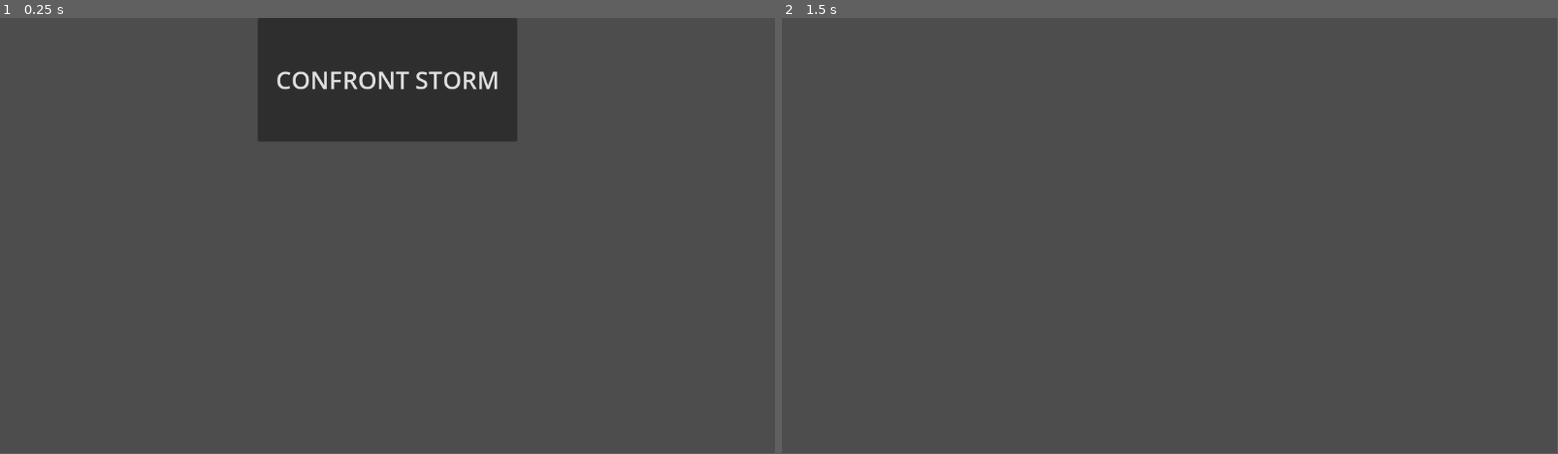
Above: before the commit, frames 1-2 (left to right).
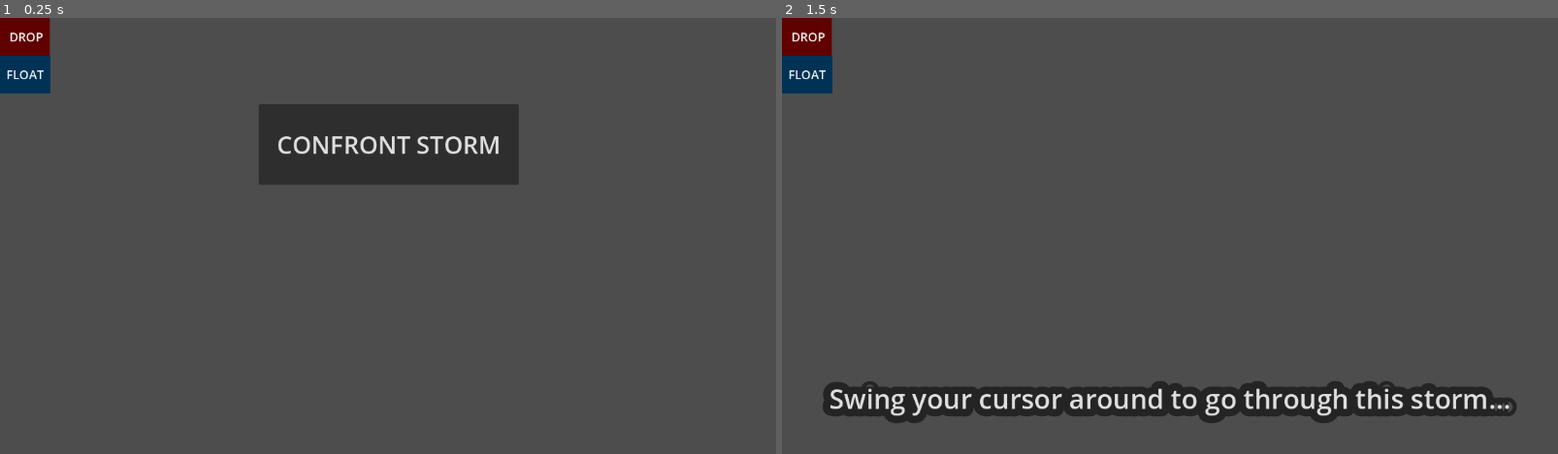
Above: after the commit, the same moments.

Repository: R0fael/Rain-Of-Cats
Game: Godot game, scene res://main.tscn
Same seed, same stepped clock (60 frames per second), same inputs: the game is played once before the commit and once after it.
Inputs (mouse positions are in pixels of both pictures, inside the frame that each line leads up to):
- Up to frame 1 (0.25 s): no input
- Up to frame 2 (1.5 s): click "CONFRONT STORM" at 0.5 s; tap Enter at 1.25 s; move the mouse to (1170, 236) at 1.27 s; click (1170, 236) at 1.42 s
In our replay, the window is 799x449 before the commit and 800x450 after it. These sizes can differ from the game's own. Grey fills any space a smaller window leaves; there, only what the larger window draws over its background counts as a difference.

The runs differ from the first frame. In frame 1, 11% of the frame differs, in the area x 0-67%, y 0-39%; in frame 2, 6.9%.

Commit message:
game ends good

Diff:
--- a/main.tscn
+++ b/main.tscn
@@ -7,6 +7,34 @@
 
 [sub_resource type="StyleBoxEmpty" id="StyleBoxEmpty_v3qvk"]
 
+[sub_resource type="StyleBoxEmpty" id="StyleBoxEmpty_1bvp3"]
+
+[sub_resource type="StyleBoxEmpty" id="StyleBoxEmpty_lquwl"]
+
+[sub_resource type="StyleBoxEmpty" id="StyleBoxEmpty_7mycd"]
+
+[sub_resource type="StyleBoxEmpty" id="StyleBoxEmpty_272bh"]
+
+[sub_resource type="StyleBoxEmpty" id="StyleBoxEmpty_5vw27"]
+
+[sub_resource type="StyleBoxEmpty" id="StyleBoxEmpty_kek77"]
+
+[sub_resource type="StyleBoxEmpty" id="StyleBoxEmpty_4c57u"]
+
+[sub_resource type="StyleBoxEmpty" id="StyleBoxEmpty_efxa6"]
+
+[sub_resource type="StyleBoxEmpty" id="StyleBoxEmpty_dg77c"]
+
+[sub_resource type="StyleBoxEmpty" id="StyleBoxEmpty_ycdy4"]
+
+[sub_resource type="StyleBoxEmpty" id="StyleBoxEmpty_w48qg"]
+
+[sub_resource type="StyleBoxFlat" id="StyleBoxFlat_1bvp3"]
+bg_color = Color(0.38, 0, 0, 1)
+
+[sub_resource type="StyleBoxFlat" id="StyleBoxFlat_lquwl"]
+bg_color = Color(0, 0.197359, 0.336296, 1)
+
 [node name="Control" type="Control"]
 layout_mode = 3
 anchors_preset = 15
@@ -139,6 +167,52 @@
 vertical_icon_alignment = 2
 expand_icon = true
 
+[node name="Control_Cat_6" type="Control" parent="Control_Cats"]
+layout_mode = 3
+anchors_preset = 0
+offset_right = 40.0
+offset_bottom = 40.0
+
+[node name="Button_Cat_6" type="Button" parent="Control_Cats/Control_Cat_6"]
+modulate = Color(5, 5, 5, 1)
+layout_mode = 1
+anchors_preset = 5
+anchor_left = 0.5
+anchor_right = 0.5
+offset_left = -100.0
+offset_top = -152.0
+offset_right = 56.0
+offset_bottom = -1.0
+grow_horizontal = 2
+theme_override_styles/normal = SubResource("StyleBoxEmpty_v3qvk")
+text = "bzzz"
+icon = ExtResource("2_h2yge")
+vertical_icon_alignment = 2
+expand_icon = true
+
+[node name="Control_Cat_7" type="Control" parent="Control_Cats"]
+layout_mode = 3
+anchors_preset = 0
+offset_right = 40.0
+offset_bottom = 40.0
+
+[node name="Button_Cat_7" type="Button" parent="Control_Cats/Control_Cat_7"]
+modulate = Color(5, 5, 5, 1)
+layout_mode = 1
+anchors_preset = 5
+anchor_left = 0.5
+anchor_right = 0.5
+offset_left = -100.0
+offset_top = -152.0
+offset_right = 56.0
+offset_bottom = -1.0
+grow_horizontal = 2
+theme_override_styles/normal = SubResource("StyleBoxEmpty_v3qvk")
+text = "bzzz"
+icon = ExtResource("2_h2yge")
+vertical_icon_alignment = 2
+expand_icon = true
+
 [node name="Control_Cat_5" type="Control" parent="Control_Cats"]
 layout_mode = 3
 anchors_preset = 0
@@ -161,6 +235,306 @@
 vertical_icon_alignment = 2
 expand_icon = true
 
+[node name="Contol_Words" type="Control" parent="."]
+layout_mode = 1
+anchors_preset = 15
+anchor_right = 1.0
+anchor_bottom = 1.0
+grow_horizontal = 2
+grow_vertical = 2
+mouse_filter = 2
+
+[node name="Button_Tutorial" type="Button" parent="Contol_Words"]
+unique_name_in_owner = true
+layout_mode = 1
+anchors_preset = 7
+anchor_left = 0.5
+anchor_top = 1.0
+anchor_right = 0.5
+anchor_bottom = 1.0
+offset_left = -506.0
+offset_top = 52.0
+offset_right = 506.0
+offset_bottom = 162.0
+grow_horizontal = 2
+grow_vertical = 0
+mouse_filter = 2
+theme_override_colors/font_outline_color = Color(0.140447, 0.140447, 0.140447, 1)
+theme_override_constants/outline_size = 45
+theme_override_font_sizes/font_size = 40
+theme_override_styles/focus = SubResource("StyleBoxEmpty_1bvp3")
+theme_override_styles/disabled_mirrored = SubResource("StyleBoxEmpty_lquwl")
+theme_override_styles/disabled = SubResource("StyleBoxEmpty_7mycd")
+theme_override_styles/hover_pressed_mirrored = SubResource("StyleBoxEmpty_272bh")
+theme_override_styles/hover_pressed = SubResource("StyleBoxEmpty_5vw27")
+theme_override_styles/hover_mirrored = SubResource("StyleBoxEmpty_kek77")
+theme_override_styles/hover = SubResource("StyleBoxEmpty_4c57u")
+theme_override_styles/pressed_mirrored = SubResource("StyleBoxEmpty_efxa6")
+theme_override_styles/pressed = SubResource("StyleBoxEmpty_dg77c")
+theme_override_styles/normal_mirrored = SubResource("StyleBoxEmpty_ycdy4")
+theme_override_styles/normal = SubResource("StyleBoxEmpty_w48qg")
+text = "Swing your cursor around to go through this storm...
+
+"
+
+[node name="Button_Tutorial2" type="Button" parent="Contol_Words"]
+unique_name_in_owner = true
+layout_mode = 1
+anchors_preset = 7
+anchor_left = 0.5
+anchor_top = 1.0
+anchor_right = 0.5
+anchor_bottom = 1.0
+offset_left = -506.0
+offset_top = 52.0
+offset_right = 506.0
+offset_bottom = 162.0
+grow_horizontal = 2
+grow_vertical = 0
+mouse_filter = 2
+theme_override_colors/font_outline_color = Color(0.140447, 0.140447, 0.140447, 1)
+theme_override_constants/outline_size = 45
+theme_override_font_sizes/font_size = 40
+theme_override_styles/focus = SubResource("StyleBoxEmpty_1bvp3")
+theme_override_styles/disabled_mirrored = SubResource("StyleBoxEmpty_lquwl")
+theme_override_styles/disabled = SubResource("StyleBoxEmpty_7mycd")
+theme_override_styles/hover_pressed_mirrored = SubResource("StyleBoxEmpty_272bh")
+theme_override_styles/hover_pressed = SubResource("StyleBoxEmpty_5vw27")
+theme_override_styles/hover_mirrored = SubResource("StyleBoxEmpty_kek77")
+theme_override_styles/hover = SubResource("StyleBoxEmpty_4c57u")
+theme_override_styles/pressed_mirrored = SubResource("StyleBoxEmpty_efxa6")
+theme_override_styles/pressed = SubResource("StyleBoxEmpty_dg77c")
+theme_override_styles/normal_mirrored = SubResource("StyleBoxEmpty_ycdy4")
+theme_override_styles/normal = SubResource("StyleBoxEmpty_w48qg")
+text = "Swing your cursor around to go through this storm...
+
+"
+
+[node name="Button_Msg_Win" type="Button" parent="Contol_Words"]
+unique_name_in_owner = true
+layout_mode = 1
+anchors_preset = 7
+anchor_left = 0.5
+anchor_top = 1.0
+anchor_right = 0.5
+anchor_bottom = 1.0
+offset_left = -520.0
+offset_top = 52.0
+offset_right = 492.0
+offset_bottom = 367.0
+grow_horizontal = 2
+grow_vertical = 0
+mouse_filter = 2
+theme_override_colors/font_outline_color = Color(0.140447, 0.140447, 0.140447, 1)
+theme_override_constants/outline_size = 45
+theme_override_font_sizes/font_size = 115
+theme_override_styles/focus = SubResource("StyleBoxEmpty_1bvp3")
+theme_override_styles/disabled_mirrored = SubResource("StyleBoxEmpty_lquwl")
+theme_override_styles/disabled = SubResource("StyleBoxEmpty_7mycd")
+theme_override_styles/hover_pressed_mirrored = SubResource("StyleBoxEmpty_272bh")
+theme_override_styles/hover_pressed = SubResource("StyleBoxEmpty_5vw27")
+theme_override_styles/hover_mirrored = SubResource("StyleBoxEmpty_kek77")
+theme_override_styles/hover = SubResource("StyleBoxEmpty_4c57u")
+theme_override_styles/pressed_mirrored = SubResource("StyleBoxEmpty_efxa6")
+theme_override_styles/pressed = SubResource("StyleBoxEmpty_dg77c")
+theme_override_styles/normal_mirrored = SubResource("StyleBoxEmpty_ycdy4")
+theme_override_styles/normal = SubResource("StyleBoxEmpty_w48qg")
+text = "You WIN!"
+
+[node name="Button_Msg_TryAgain" type="Button" parent="Contol_Words/Button_Msg_Win"]
+visible = false
+layout_mode = 1
+anchors_preset = 7
+anchor_left = 0.5
+anchor_top = 1.0
+anchor_right = 0.5
+anchor_bottom = 1.0
+offset_left = -506.0
+offset_top = -315.0
+offset_right = 506.0
+grow_horizontal = 2
+grow_vertical = 0
+mouse_filter = 2
+theme_override_colors/font_outline_color = Color(0.140447, 0.140447, 0.140447, 1)
+theme_override_constants/outline_size = 45
+theme_override_font_sizes/font_size = 55
+theme_override_styles/focus = SubResource("StyleBoxEmpty_1bvp3")
+theme_override_styles/disabled_mirrored = SubResource("StyleBoxEmpty_lquwl")
+theme_override_styles/disabled = SubResource("StyleBoxEmpty_7mycd")
+theme_override_styles/hover_pressed_mirrored = SubResource("StyleBoxEmpty_272bh")
+theme_override_styles/hover_pressed = SubResource("StyleBoxEmpty_5vw27")
+theme_override_styles/hover_mirrored = SubResource("StyleBoxEmpty_kek77")
+theme_override_styles/hover = SubResource("StyleBoxEmpty_4c57u")
+theme_override_styles/pressed_mirrored = SubResource("StyleBoxEmpty_efxa6")
+theme_override_styles/pressed = SubResource("StyleBoxEmpty_dg77c")
+theme_override_styles/normal_mirrored = SubResource("StyleBoxEmpty_ycdy4")
+theme_override_styles/normal = SubResource("StyleBoxEmpty_w48qg")
+text = "Gotta Load it again
+to try again!"
+
+[node name="Button_Msg_Lost" type="Button" parent="Contol_Words"]
+unique_name_in_owner = true
+layout_mode = 1
+anchors_preset = 7
+anchor_left = 0.5
+anchor_top = 1.0
+anchor_right = 0.5
+anchor_bottom = 1.0
+offset_left = -520.0
+offset_top = 52.0
+offset_right = 492.0
+offset_bottom = 367.0
+grow_horizontal = 2
+grow_vertical = 0
+mouse_filter = 2
+theme_override_colors/font_outline_color = Color(0.140447, 0.140447, 0.140447, 1)
+theme_override_constants/outline_size = 45
+theme_override_font_sizes/font_size = 115
+theme_override_styles/focus = SubResource("StyleBoxEmpty_1bvp3")
+theme_override_styles/disabled_mirrored = SubResource("StyleBoxEmpty_lquwl")
+theme_override_styles/disabled = SubResource("StyleBoxEmpty_7mycd")
+theme_override_styles/hover_pressed_mirrored = SubResource("StyleBoxEmpty_272bh")
+theme_override_styles/hover_pressed = SubResource("StyleBoxEmpty_5vw27")
+theme_override_styles/hover_mirrored = SubResource("StyleBoxEmpty_kek77")
+theme_override_styles/hover = SubResource("StyleBoxEmpty_4c57u")
+theme_override_styles/pressed_mirrored = SubResource("StyleBoxEmpty_efxa6")
+theme_override_styles/pressed = SubResource("StyleBoxEmpty_dg77c")
+theme_override_styles/normal_mirrored = SubResource("StyleBoxEmpty_ycdy4")
+theme_override_styles/normal = SubResource("StyleBoxEmpty_w48qg")
+text = "You Lost..."
+
+[node name="Button_Msg_TryAgain" type="Button" parent="Contol_Words/Button_Msg_Lost"]
+visible = false
+layout_mode = 1
+anchors_preset = 7
+anchor_left = 0.5
+anchor_top = 1.0
+anchor_right = 0.5
+anchor_bottom = 1.0
+offset_left = -506.0
+offset_top = -315.0
+offset_right = 506.0
+grow_horizontal = 2
+grow_vertical = 0
+mouse_filter = 2
+theme_override_colors/font_outline_color = Color(0.140447, 0.140447, 0.140447, 1)
+theme_override_constants/outline_size = 45
+theme_override_font_sizes/font_size = 55
+theme_override_styles/focus = SubResource("StyleBoxEmpty_1bvp3")
+theme_override_styles/disabled_mirrored = SubResource("StyleBoxEmpty_lquwl")
+theme_override_styles/disabled = SubResource("StyleBoxEmpty_7mycd")
+theme_override_styles/hover_pressed_mirrored = SubResource("StyleBoxEmpty_272bh")
+theme_override_styles/hover_pressed = SubResource("StyleBoxEmpty_5vw27")
+theme_override_styles/hover_mirrored = SubResource("StyleBoxEmpty_kek77")
+theme_override_styles/hover = SubResource("StyleBoxEmpty_4c57u")
+theme_override_styles/pressed_mirrored = SubResource("StyleBoxEmpty_efxa6")
+theme_override_styles/pressed = SubResource("StyleBoxEmpty_dg77c")
+theme_override_styles/normal_mirrored = SubResource("StyleBoxEmpty_ycdy4")
+theme_override_styles/normal = SubResource("StyleBoxEmpty_w48qg")
+text = "Gotta Load it again
+to try again!"
+
+[node name="Button_Msg_Draw" type="Button" parent="Contol_Words"]
+unique_name_in_owner = true
+layout_mode = 1
+anchors_preset = 7
+anchor_left = 0.5
+anchor_top = 1.0
+anchor_right = 0.5
+anchor_bottom = 1.0
+offset_left = -520.0
+offset_top = 52.0
+offset_right = 492.0
+offset_bottom = 367.0
+grow_horizontal = 2
+grow_vertical = 0
+mouse_filter = 2
+theme_override_colors/font_outline_color = Color(0.140447, 0.140447, 0.140447, 1)
+theme_override_constants/outline_size = 45
+theme_override_font_sizes/font_size = 115
+theme_override_styles/focus = SubResource("StyleBoxEmpty_1bvp3")
+theme_override_styles/disabled_mirrored = SubResource("StyleBoxEmpty_lquwl")
+theme_override_styles/disabled = SubResource("StyleBoxEmpty_7mycd")
+theme_override_styles/hover_pressed_mirrored = SubResource("StyleBoxEmpty_272bh")
+theme_override_styles/hover_pressed = SubResource("StyleBoxEmpty_5vw27")
+theme_override_styles/hover_mirrored = SubResource("StyleBoxEmpty_kek77")
+theme_override_styles/hover = SubResource("StyleBoxEmpty_4c57u")
+theme_override_styles/pressed_mirrored = SubResource("StyleBoxEmpty_efxa6")
+theme_override_styles/pressed = SubResource("StyleBoxEmpty_dg77c")
+theme_override_styles/normal_mirrored = SubResource("StyleBoxEmpty_ycdy4")
+theme_override_styles/normal = SubResource("StyleBoxEmpty_w48qg")
+text = "DRAW!!!"
+
+[node name="Button_Msg_TryAgain" type="Button" parent="Contol_Words/Button_Msg_Draw"]
+visible = false
+layout_mode = 1
+anchors_preset = 7
+anchor_left = 0.5
+anchor_top = 1.0
+anchor_right = 0.5
+anchor_bottom = 1.0
+offset_left = -506.0
+offset_top = -315.0
+offset_right = 506.0
+grow_horizontal = 2
+grow_vertical = 0
+mouse_filter = 2
+theme_override_colors/font_outline_color = Color(0.140447, 0.140447, 0.140447, 1)
+theme_override_constants/outline_size = 45
+theme_override_font_sizes/font_size = 55
+theme_override_styles/focus = SubResource("StyleBoxEmpty_1bvp3")
+theme_override_styles/disabled_mirrored = SubResource("StyleBoxEmpty_lquwl")
+theme_override_styles/disabled = SubResource("StyleBoxEmpty_7mycd")
+theme_override_styles/hover_pressed_mirrored = SubResource("StyleBoxEmpty_272bh")
+theme_override_styles/hover_pressed = SubResource("StyleBoxEmpty_5vw27")
+theme_override_styles/hover_mirrored = SubResource("StyleBoxEmpty_kek77")
+theme_override_styles/hover = SubResource("StyleBoxEmpty_4c57u")
+theme_override_styles/pressed_mirrored = SubResource("StyleBoxEmpty_efxa6")
+theme_override_styles/pressed = SubResource("StyleBoxEmpty_dg77c")
+theme_override_styles/normal_mirrored = SubResource("StyleBoxEmpty_ycdy4")
+theme_override_styles/normal = SubResource("StyleBoxEmpty_w48qg")
+text = "Gotta Load it again
+to try again!"
+
+[node name="Control_Points" type="Control" parent="."]
+anchors_preset = 0
+offset_top = -56.0
+offset_right = 40.0
+offset_bottom = -16.0
+mouse_filter = 2
+
+[node name="TabBar_DROP" type="TabBar" parent="Control_Points"]
+unique_name_in_owner = true
+layout_mode = 0
+offset_top = 56.0
+offset_right = 1152.0
+offset_bottom = 112.0
+mouse_filter = 2
+theme_override_font_sizes/font_size = 18
+theme_override_styles/tab_selected = SubResource("StyleBoxFlat_1bvp3")
+current_tab = 0
+clip_tabs = false
+scrolling_enabled = false
+scroll_to_selected = false
+tab_count = 1
+tab_0/title = "   DROP  "
+
+[node name="TabBar_FLOAT" type="TabBar" parent="Control_Points"]
+unique_name_in_owner = true
+layout_mode = 0
+offset_top = 112.0
+offset_right = 1152.0
+offset_bottom = 168.0
+mouse_filter = 2
+theme_override_font_sizes/font_size = 18
+theme_override_styles/tab_selected = SubResource("StyleBoxFlat_lquwl")
+current_tab = 0
+clip_tabs = false
+scrolling_enabled = false
+scroll_to_selected = false
+tab_count = 1
+tab_0/title = "  FLOAT  "
+
 [node name="Button_Storm" type="Button" parent="."]
 unique_name_in_owner = true
 layout_mode = 1
@@ -169,26 +543,21 @@
 anchor_top = 1.0
 anchor_right = 0.5
 anchor_bottom = 1.0
-offset_left = -193.0
-offset_top = -648.0
-offset_right = 193.0
-offset_bottom = -464.0
+offset_left = -192.0
+offset_top = -520.0
+offset_right = 194.0
+offset_bottom = -400.0
 grow_horizontal = 2
 grow_vertical = 0
 theme_override_font_sizes/font_size = 36
 text = "CONFRONT STORM"
-
-[node name="Control" type="Control" parent="."]
-anchors_preset = 0
-offset_left = 520.0
-offset_top = 392.0
-offset_right = 520.0
-offset_bottom = 392.0
 
 [connection signal="button_down" from="Control_Cats/Control_Cat_0/Button_Cat_0" to="." method="_on_cat_0_button_down"]
 [connection signal="button_down" from="Control_Cats/Control_Cat_1/Button_Cat_1" to="." method="_on_cat_1_button_down"]
 [connection signal="button_down" from="Control_Cats/Control_Cat_2/Button_Cat_2" to="." method="_on_cat_2_button_down"]
 [connection signal="button_down" from="Control_Cats/Control_Cat_3/Button_Cat_3" to="." method="_on_cat_3_button_down"]
 [connection signal="button_down" from="Control_Cats/Control_Cat_4/Button_Cat_4" to="." method="_on_cat_4_button_down"]
+[connection signal="button_down" from="Control_Cats/Control_Cat_6/Button_Cat_6" to="." method="_on_cat_6_button_down"]
+[connection signal="button_down" from="Control_Cats/Control_Cat_7/Button_Cat_7" to="." method="_on_cat_7_button_down"]
 [connection signal="button_down" from="Control_Cats/Control_Cat_5/Button_Cat_5" to="." method="_on_cat_5_button_down"]
 [connection signal="button_down" from="Button_Storm" to="." method="_on_button_storm_button_down"]
--- a/main_script.gd
+++ b/main_script.gd
@@ -1,11 +1,18 @@
 extends Control
 
+var font := load("uid://c5c4xptpdbtbf")
+var points: int = 0
+var hp: int = 100
+
+var msg_show_pos: int = 176.
+var msg_away_pos: int = 700.
+
 var cat_num: int = -1
-var cat_max: int = 5
+var cat_max: int = 7
 
 var cats_falling: bool = 0
 
-var cats_floating_array: Array[int] = [-5]
+var cats_floating_array: Array[int] = [-7]
 
 var cat_fall_amounts: Array[float] = [
 	0.,
@@ -14,16 +21,23 @@
 	0.,
 	0.,
 	0.,
+	0.,
+	0.,
 ]
-var difficulty_scalar: float = 1.
+var difficulty_scalar: float = 2.
 var fall_amount: float = 0.0
 var float_amount: float = 6.
 
-var storm_button_pos_initial: float = 0.
+var storm_button_pos_initial: float = 128.
 var storm_button_pos_away: float = 700.
 
+var tutorial2_pos_show: float = 88.
+var tutorial_pos_show: float = 538.
+var tutorial_pos_away: float = 700.
+
 func _init() -> void:
-	print("h3llo")
+	pass
+
 
 func _input(input) -> void:
 	if cats_falling:
@@ -42,39 +56,100 @@
 			if not cats_floating_array.has(i):
 				cat.position.y += fall_amount
 
-
 func watch_cats_pos():
 	#print(cats_floating_array.find(cats_floating_array.back()))
-	if cats_floating_array.find(cats_floating_array.back()) == 6:
-		if cat_fall_amounts[-1] >= 1900:
-			#print("it's working")
+	if cats_floating_array.find(cats_floating_array.back()) == cat_max + 1:
+		if cat_fall_amounts[-1] >= 1600:
+			tally_points()
 			undo_float_n_fall()
+			undo_cats()
 
 	if not cats_floating_array == []:
-		if not cats_floating_array.find(cats_floating_array.back()) == 6:
-			if cat_fall_amounts[-1] >= 3900:
+		if not cats_floating_array.find(cats_floating_array.back()) == cat_max + 1:
+			if cat_fall_amounts[-1] >= 5750:
+				tally_points()
 				undo_float_n_fall()
 
 func undo_float_n_fall() -> void:
 		cats_falling = 0
-		show_button()
-		undo_cats()
 		cat_fall_amounts.fill(0.)
 		cat_num = -1
-		cats_floating_array = [-5]
+		cats_floating_array = [-cat_max]
 
 
 func show_button() -> void:
 	%Button_Storm.position.y = storm_button_pos_initial
+	%Button_Tutorial2.position.y = tutorial_pos_away
+	undo_cats()
+
+func away_button() -> void:
+	%Button_Storm.position.y = storm_button_pos_away
+	%Button_Tutorial2.position.y = tutorial_pos_away
+	undo_cats()
+
+
+#func _draw() -> void:
+	#print("draw")
+	#var pos := position
+	#pos.x = 100
+	#pos.y = 100
+	#draw_string(font,pos,str(hp),0,-1,60)
+	#
+
+func tally_points() -> void:
+	var cat_val: int = cat_max + 1
+	var float_array_tally: int = cats_floating_array.find(cats_floating_array.back())
+	var add_tally_points: int = float_array_tally - cat_val
+
+	print("Points got: ",float_array_tally)
+	print("HP Lost: ",add_tally_points * -1)
+
+	for i in float_array_tally:
+		if %TabBar_FLOAT.tab_count < 32:
+			%TabBar_FLOAT.add_tab("0")
+
+	for i in add_tally_points * -1:
+		if %TabBar_DROP.tab_count < 32:
+			%TabBar_DROP.add_tab("X")
+
+	show_button()
+
+	if %TabBar_FLOAT.tab_count >= 32:
+		%Button_Msg_Win.position.y = msg_show_pos
+		away_button()
+
+
+	if %TabBar_DROP.tab_count >= 32:
+		%Button_Msg_Lost.position.y = msg_show_pos
+		away_button()
+
+	if %TabBar_DROP.tab_count >= 32 and %TabBar_FLOAT.tab_count >= 32:
+		%Button_Msg_Lost.position.y = msg_away_pos
+		%Button_Msg_Win.position.y = msg_away_pos
+		%Button_Msg_Draw.position.y = msg_show_pos
+
+		away_button()
+
+
+
+
+	#points += float_array_tally
+	#hp -= add_tally_points
+
+	#notification(NOTIFICATION_DRAW)
 
 func undo_cats() -> void:
-	for i: int in 6:
-		print("i")
+	for i: int in cat_max + 1:
+		var cat : Control = %Control_Cats.find_child("Control_Cat_" + str(i))
+		cat.position.y = 0
 
 func _on_button_storm_button_down() -> void:
 	%Button_Storm.position.y = storm_button_pos_away
 
 	fall_amount += difficulty_scalar
+
+	%Button_Tutorial.position.y = tutorial_pos_show
+	%Button_Tutorial2.position.y = tutorial_pos_away
 
 	for i in int(cat_max + 1):
 		await gui_input
@@ -87,11 +162,13 @@
 
 		var rand_y: float = randf() * 300 + 300
 		var rand_x: float = randf() * 600 + 300
+		#print("X pos = ",rand_x)
 		#print("Y pos = ",rand_y)
-		#print("X pos = ",rand_x)
 		if cat_num < cat_max:
 			if not cats_falling:
 				cats_falling = 1
+				%Button_Tutorial.position.y = tutorial_pos_away
+				%Button_Tutorial2.position.y = tutorial_pos_show
 			cat_num += 1
 			var cat : Control = %Control_Cats.find_child("Control_Cat_" + str(cat_num))
 			cat.position.y = rand_y
@@ -121,3 +198,11 @@
 func _on_cat_5_button_down() -> void:
 	if not cats_floating_array.has(5):
 		cats_floating_array.push_back(5)
+
+func _on_cat_6_button_down() -> void:
+	if not cats_floating_array.has(6):
+		cats_floating_array.push_back(6)
+
+func _on_cat_7_button_down() -> void:
+	if not cats_floating_array.has(7):
+		cats_floating_array.push_back(7)
--- a/project.godot
+++ b/project.godot
@@ -15,6 +15,10 @@
 config/features=PackedStringArray("4.4", "GL Compatibility")
 config/icon="res://icon.svg"
 
+[display]
+
+window/stretch/mode="viewport"
+
 [rendering]
 
 renderer/rendering_method="gl_compatibility"
Empty file removed: cat.gd
Not shown, removed: cat.gd.uid
Not shown, added: export_presets.cfg
Binary file added: fold/index.apple-touch-icon.png
Not shown, added: fold/index.apple-touch-icon.png.import
Binary file added: fold/index.icon.png
Not shown, added: fold/index.icon.png.import
Binary file added: fold/index.png
Not shown, added: fold/index.png.import
Binary file added: font.otf
Not shown, added: font.otf.import
Binary file added: index.apple-touch-icon.png
(and 15 more such lines)
